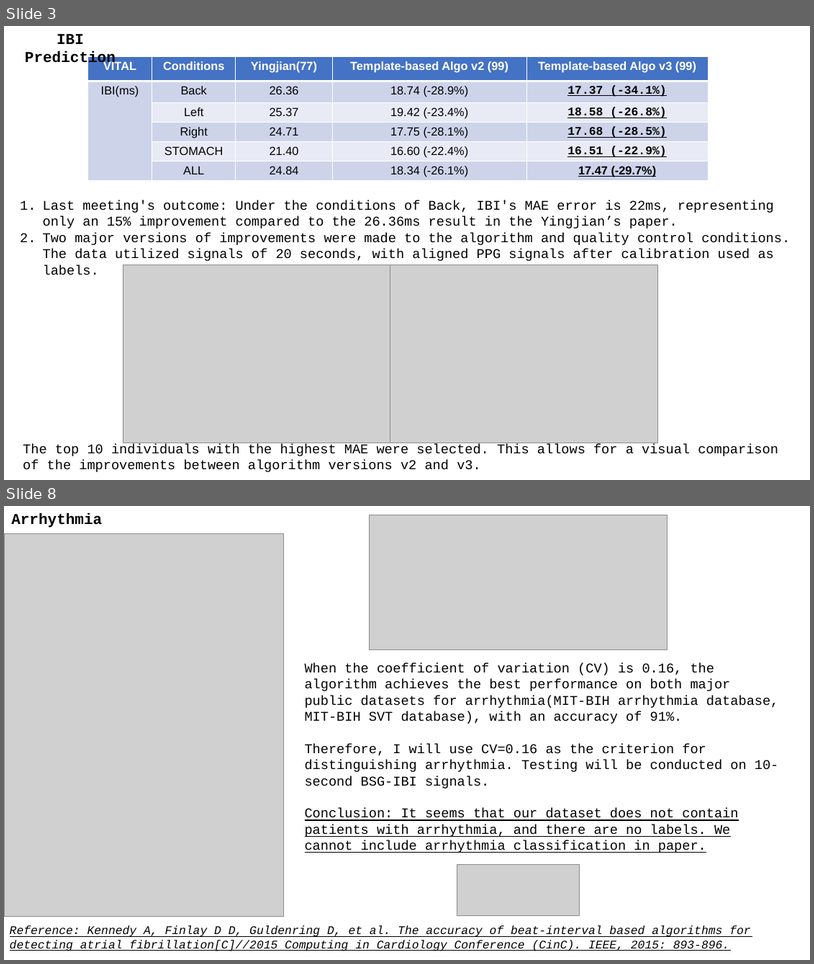
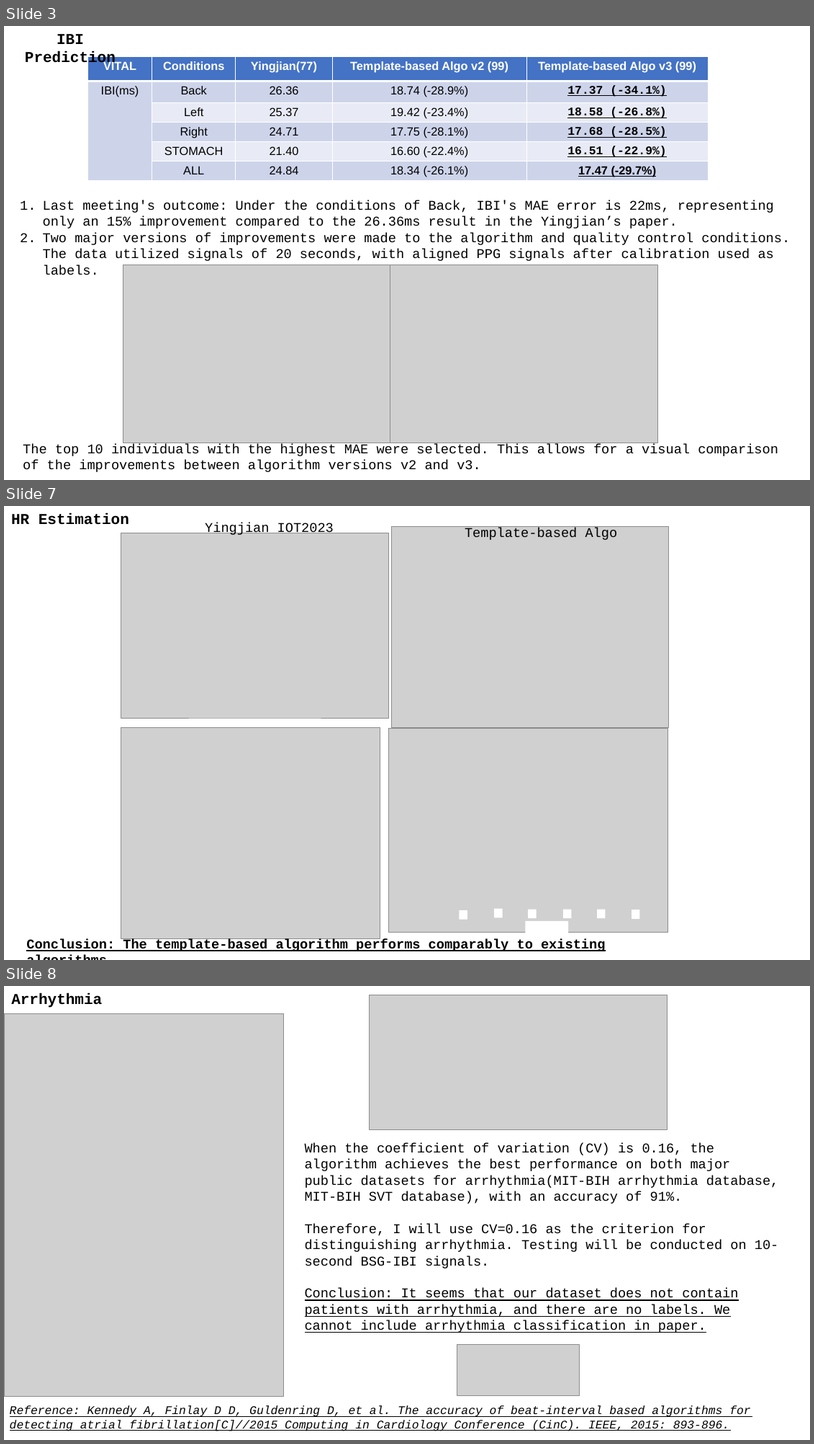
Before and after one commit to A-Big-Tortoise/Presentation, a slide deck: Presentation_0325_JiayuChen.pptx. Shown one above the other, each under a label of ours: slides 3 and 8 before the commit, slides 3, 7 and 8 after it; the slides between them are not shown. The pictures are 814x964 and 814x1444 pixels, drawn with LibreOffice and Linux fonts; fonts in the diff are those of the drawing; grey boxes stand for pictures. Boxes give left, top, right and bottom in pixels: in the first picture for what was removed or moved away, otherwise in the second. Text is boxed around its words. In the diff, an @@ line names an element or a change of style, - is before the commit and + after.

```diff
--- a/Presentation_0325_JiayuChen.pptx
+++ b/Presentation_0325_JiayuChen.pptx
@@ slide 7 added at [4,506,810,960], background #FFFFFF @@
@@ text added at [11,513,129,525], 18 pt, text #000000, bold @@
+HR Estimation
@@ text added at [205,523,334,535], 16 pt, text #000000 @@
+Yingjian IOT2023
@@ picture added at [392,527,669,728] @@
@@ picture added at [121,533,389,718] @@
@@ text added at [465,528,618,540], 16 pt, text #000000 @@
+Template-based Algo
@@ picture added at [121,728,381,939] @@
@@ picture added at [389,728,669,932] @@
@@ rectangle added at [460,910,468,919], fill #FFFFFF @@
@@ rectangle added at [494,908,503,917], fill #FFFFFF @@
@@ rectangle added at [528,909,537,918], fill #FFFFFF @@
@@ rectangle added at [563,909,572,918], fill #FFFFFF @@
@@ rectangle added at [597,909,606,918], fill #FFFFFF @@
@@ rectangle added at [632,909,640,919], fill #FFFFFF @@
@@ rectangle added at [525,921,568,936], fill #FFFFFF @@
@@ text added at [26,939,605,951], 16 pt, text #000000, bold, underline @@
+Conclusion: The template-based algorithm performs comparably to existing algorithms.
```
Also in this commit, not shown: 5 slides changed, 1 slide removed.
